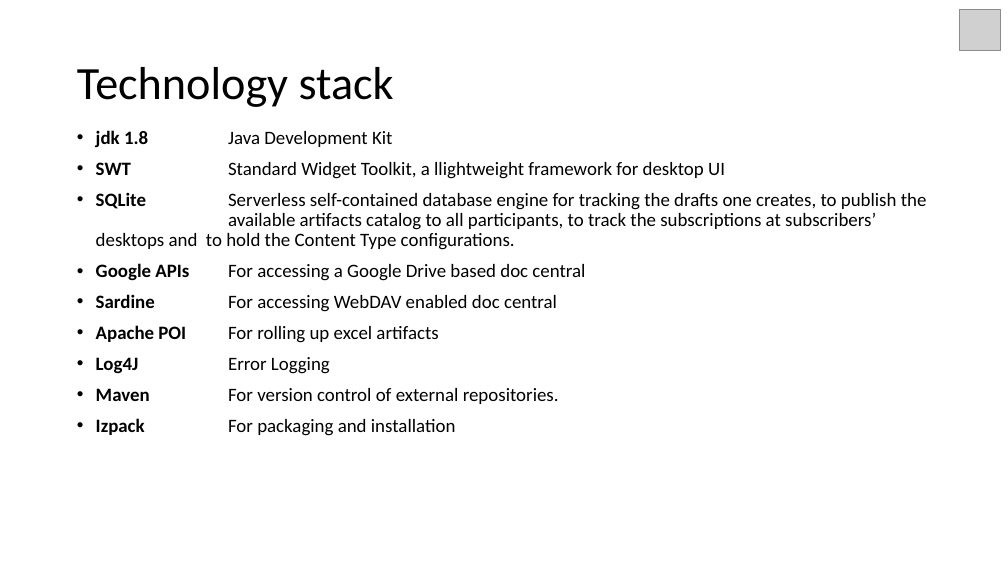
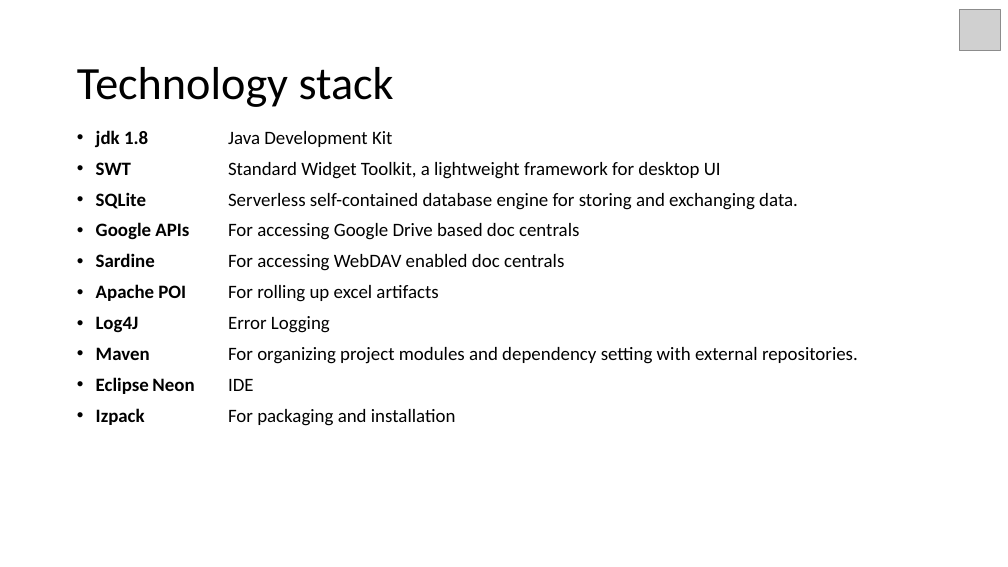
Before and after one commit to vibeeshK/CollabTracker, a slide deck: slide 16 of Documents/CollabTracker_Intro.pptx (slide 13 before the commit). Drawn at 1008x567 pixels with LibreOffice and Linux fonts; fonts in the diff are those of the drawing; grey boxes stand for pictures; background and template pictures are left out. Boxes give left, top, right and bottom in pixels: in the first picture for what was removed or moved away, otherwise in the second. Text is boxed around its words. In the diff, an @@ line names an element or a change of style, - is before the commit and + after.

```diff
--- a/Documents/CollabTracker_Intro.pptx
+++ b/Documents/CollabTracker_Intro.pptx
@@ text at (96, 162, 798, 271): text changed @@
-• SWT Standard Widget Toolkit, a llightweight framework for desktop UI
-• SQLite Serverless self-contained database engine for tracking the drafts one creates, to publish the available artifacts catalog to all participants, to track the subscriptions at subscribers’ desktops and to hold the Content Type configurations.
-• Google APIs For accessing a Google Drive based doc central
-• Sardine For accessing WebDAV enabled doc central
+• SWT Standard Widget Toolkit, a lightweight framework for desktop UI
+• SQLite Serverless self-contained database engine for storing and exchanging data.
+• Google APIs For accessing Google Drive based doc centrals
+• Sardine For accessing WebDAV enabled doc centrals
@@ text at (96, 347, 858, 394): text changed @@
-• Maven For version control of external repositories.
+• Maven For organizing project modules and dependency setting with external repositories.
+• Eclipse Neon IDE
```
Also in this commit, not shown: 1 other slide changed, 1 other file.
